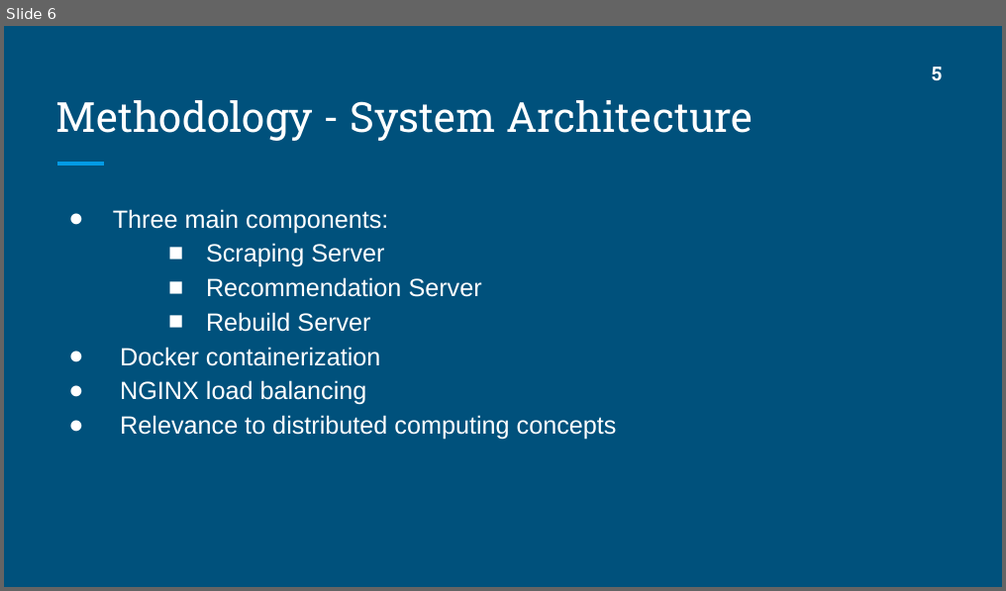
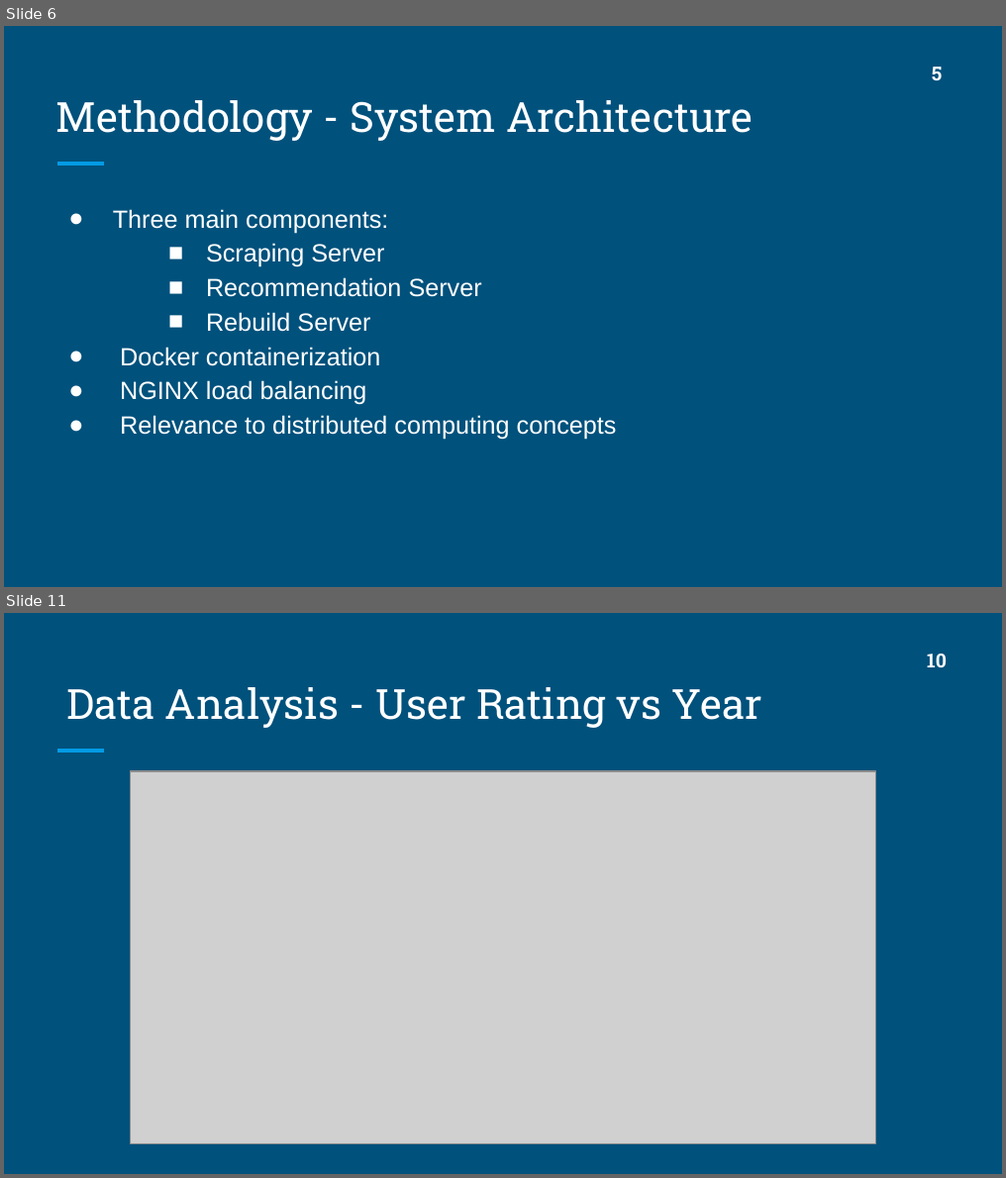
Before and after one commit to sakibrokoni/CSE707, a slide deck: Task 4b/CSE707_Task 4b_Group6.pptx. Shown one above the other, each under a label of ours: slide 6 before the commit, slides 6 and 11 after it; the slides between them are not shown. The pictures are 1006x591 and 1006x1178 pixels, drawn with LibreOffice and Linux fonts; fonts in the diff are those of the drawing; grey boxes stand for pictures. Boxes give left, top, right and bottom in pixels: in the first picture for what was removed or moved away, otherwise in the second. Text is boxed around its words. In the diff, an @@ line names an element or a change of style, - is before the commit and + after.

```diff
--- a/Task 4b/CSE707_Task 4b_Group6.pptx
+++ b/Task 4b/CSE707_Task 4b_Group6.pptx
@@ slide 11 added at (x1=4, y1=613, x2=1002, y2=1174), background #00517C; not listed: 1 template element that a slide beside it also shows @@
@@ text added at (x1=927, y1=654, x2=946, y2=667), 14 pt, text #FFFFFF, bold @@
+10
@@ title added at (x1=66, y1=687, x2=762, y2=728), 30 pt, text #FFFFFF @@
+Data Analysis - User Rating vs Year
@@ picture added at (x1=130, y1=771, x2=875, y2=1145) @@
```
Also in this commit, not shown: 16 slides changed, 2 other slides added, 1 other file.
